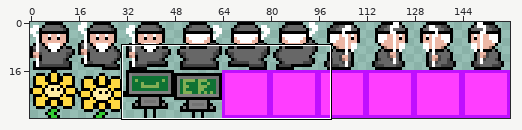
A sprite sheet gets an edit: Game/res/npc/npc_sprite_sheet.png. Above: a wide view before the commit, with the close-up outlined.
Close-up. Before the commit:
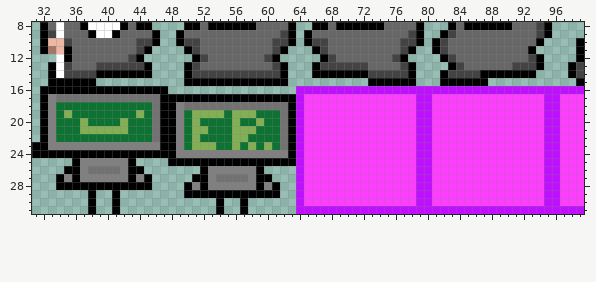
The file is 160x32 pixels. Pixels under 10% opacity are left out. Shown: x 31..99, y 8..31.
New version:
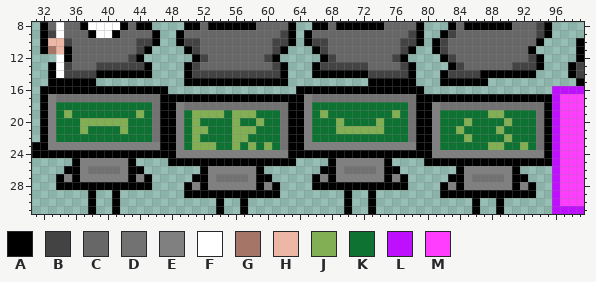
Palette (. is transparent): A #000000  B #434343  C #676767  D #727272  E #808080  F #ffffff  G #a57667  H #edb7a5  J #82af54  K #0e7233  L #bf0fff  M #ff3dff
Change:
y 16: x 64..95 LLLLLLLLLLLLLLLLLLLLLLLLLLLLLLLL -> AAAAAAAAAAAAAAAA................
y 17: x 64..95 LMMMMMMMMMMMMMMLLMMMMMMMMMMMMMML -> AEDDDDDDDDDDDDDAAAAAAAAAAAAAAAAA
y 18: x 64..95 LMMMMMMMMMMMMMMLLMMMMMMMMMMMMMML -> AEKKKKKKKKKKKKDAAEDDDDDDDDDDDDDA
y 19: x 64..95 LMMMMMMMMMMMMMMLLMMMMMMMMMMMMMML -> AEKJKKKKKKKKJKDAAEKKKKKKJJKKKKDA
y 20: x 38..41 KKKK -> JJJJ; x 64..95 LMMMMMMMMMMMMMMLLMMMMMMMMMMMMMML -> AEKKKJKKKKJKKKDAAEKKKJKKKKJKKKDA
y 21: x 38..41 JJJJ -> KKKK; x 64..95 LMMMMMMMMMMMMMMLLMMMMMMMMMMMMMML -> AEKKKJJJJJJKKKDAAEKKJKKKKJKKKKDA
y 22: x 64..95 LMMMMMMMMMMMMMMLLMMMMMMMMMMMMMML -> AEKKKKKKKKKKKKDAAEKKKJKKKKJKKKDA
y 23: x 64..95 LMMMMMMMMMMMMMMLLMMMMMMMMMMMMMML -> AEEEEEEEEEEEEEEAAEKKKKKKJJKKJKDA
y 24: x 64..95 LMMMMMMMMMMMMMMLLMMMMMMMMMMMMMML -> AAAAAAAAAAAAAAAAAEEEEEEEEEEEEEEA
y 25: x 64..95 LMMMMMMMMMMMMMMLLMMMMMMMMMMMMMML -> ....AEEEEEEA....AAAAAAAAAAAAAAAA
y 26: x 64..95 LMMMMMMMMMMMMMMLLMMMMMMMMMMMMMML -> ...AAEDDDDEAA.......AEEEEEEA....
y 27: x 64..95 LMMMMMMMMMMMMMMLLMMMMMMMMMMMMMML -> ..AEAEEEEEEAEA.....AAEDDDDEAA...
y 28: x 64..95 LMMMMMMMMMMMMMMLLMMMMMMMMMMMMMML -> ..AAAAAAAAAAAA....AEAEEEEEEAEA..
y 29: x 64..95 LMMMMMMMMMMMMMMLLMMMMMMMMMMMMMML -> ......A..A........AAAAAAAAAAAA..
y 30: x 64..95 LMMMMMMMMMMMMMMLLMMMMMMMMMMMMMML -> ......A..A............A..A......
y 31: x 64..95 LLLLLLLLLLLLLLLLLLLLLLLLLLLLLLLL -> ......A..A............A..A......
Changed places in both close-ups, as pixel boxes (x1, y1, x2, y2):
changed: (296, 86, 552, 214)
changed: (88, 118, 120, 134)
